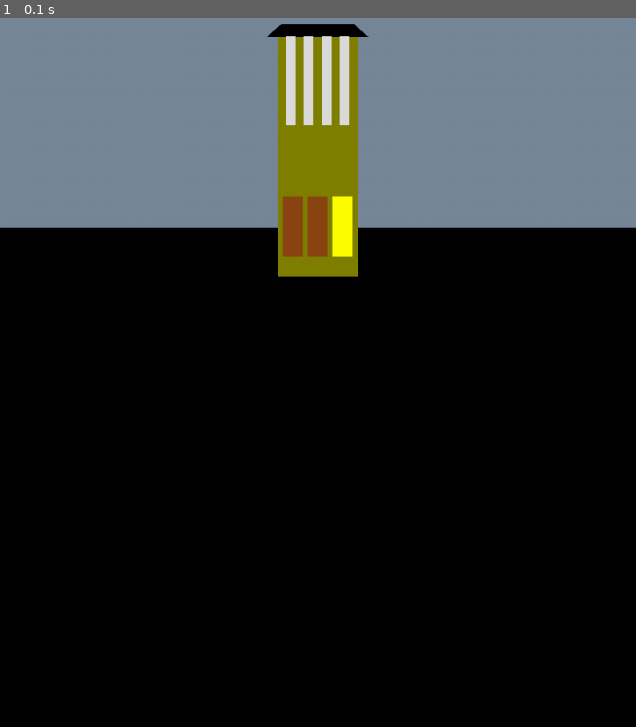
Above: before the commit, frame 1.
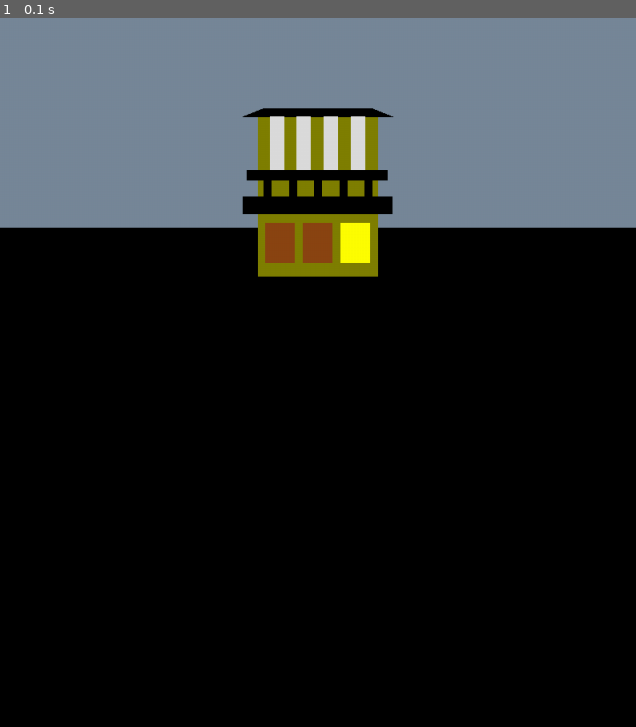
Above: after the commit, the same moment.

Repository: bibil2002/picture_pygame
Game: pygame game, started from picture.py
The game is run twice, just before and just after one commit, with the same random seed, the same clock (stepped at 60 frames per second) and the same inputs.
Inputs:
- Up to frame 1 (0.1 s): no input

The runs differ from the first frame. In frame 1, 5.0% of the frame differs, in the area x 38-62%, y 0-37%.

Commit message:
"добавлен_балкон"

Diff:
--- a/picture.py
+++ b/picture.py
@@ -25,32 +25,60 @@
         :param height_home:  без учета крыши и  труб(трубы вообще отдельной
         функцией пойдут)
         """
-        rect(screen, green,(x_home - width_home/2, y_home - height_home, width_home, height_home)) # кирпичи
+        rect(screen, green, (x_home - width_home / 2, y_home - height_home, width_home, height_home))  # кирпичи
 
-        polygon(screen, black, [(x_home - width_home/1.6, y_home - height_home), (x_home + width_home/1.6, y_home - height_home),    # крыша
-                                (x_home + width_home/2.2, y_home - height_home * 1.05), (x_home - width_home/2.2, y_home - height_home * 1.05)])
-        #верхние окна, их 4, ширина каждого width_home/8 => ширина проемов(их 5) width_home/10
+        polygon(screen, black,
+                [(x_home - width_home / 1.6, y_home - height_home), (x_home + width_home / 1.6, y_home - height_home),
+                 # крыша
+                 (x_home + width_home / 2.2, y_home - height_home * 1.05),
+                 (x_home - width_home / 2.2, y_home - height_home * 1.05)])
 
-        glass_width = width_home/8
+        # верхние окна, их 4, ширина каждого width_home/8 => ширина проемов(их 5) width_home/10
+        def windows():
+            glass_width = width_home / 8
 
-        proem_width = width_home/10
+            proem_width = width_home / 10
 
-        for i in range(4):
-            x = x_home - width_home/2 + i * glass_width + (i + 1) * proem_width
-            rect(screen, light_gray, (x, y_home - height_home, glass_width, height_home/2.7))
-        # 3 нижних окна
-        glass_width = width_home/4
+            for i in range(4):
+                x = x_home - width_home / 2 + i * glass_width + (i + 1) * proem_width
+                rect(screen, light_gray, (x, y_home - height_home, glass_width, height_home / 2.7))
+            # 3 нижних окна
+            glass_width = width_home / 4
 
-        proem_width = width_home/16
+            proem_width = width_home / 16
 
-        rect(screen, brown,
-             (x_home - width_home / 2 + proem_width, y_home - height_home / 3, glass_width, height_home / 4))
-        rect(screen, brown,
-             (x_home - width_home / 2 + 2 * proem_width + glass_width, y_home - height_home / 3, glass_width, height_home / 4))
-        rect(screen, yellow,
-             (x_home - width_home / 2 + 3 * proem_width + 2 * glass_width, y_home - height_home / 3, glass_width, height_home / 4))
+            rect(screen, brown,
+                 (x_home - width_home / 2 + proem_width, y_home - height_home / 3, glass_width, height_home / 4))
+            rect(screen, brown,
+                 (x_home - width_home / 2 + 2 * proem_width + glass_width, y_home - height_home / 3, glass_width,
+                  height_home / 4))
+            rect(screen, yellow,
+                 (x_home - width_home / 2 + 3 * proem_width + 2 * glass_width, y_home - height_home / 3, glass_width,
+                  height_home / 4))
 
-    home(794/2,1123/2,100,300) # тест
+        def balkon():
+            rect(screen, black,
+                 (x_home - width_home / 1.6, y_home - height_home / 2, 2 * width_home / 1.6, height_home / 9))
+
+            rect(screen, black,
+                 (x_home - width_home / 1.7, y_home - height_home / 1.5, 2 * width_home / 1.7, height_home / 15))
+
+            #столбы балкона их 5
+
+            stolb_width = 0.07 * width_home
+            proem_width = 0.14 * width_home
+            for i in range(5):
+                x =  x_home - width_home/ 1.7 + i * stolb_width +(i + 1)*proem_width
+                rect(screen, black, (x, y_home - height_home / 1.5, stolb_width,  0.15*(y_home - height_home)))
+
+
+        windows()
+        balkon()
+
+
+
+
+    home(794 / 2, 1123 / 2, 150, 200)  # тест
 
 
 
